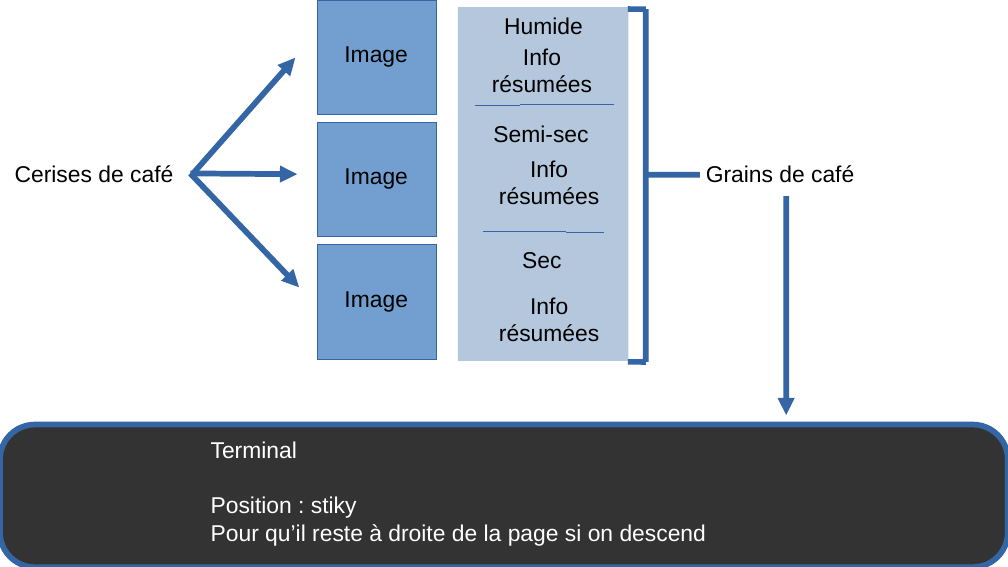
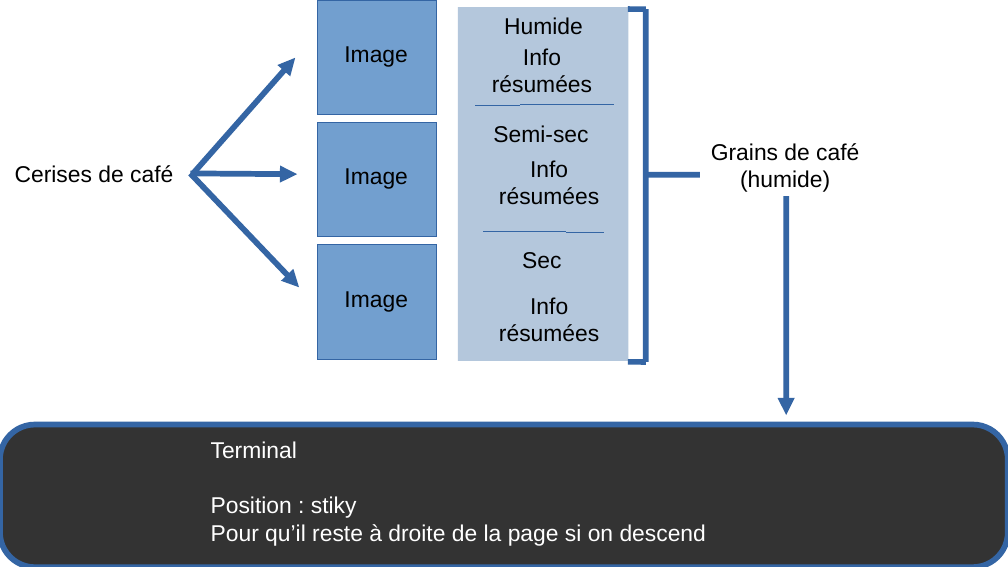
Before and after one commit to certainementalentour/site, a slide deck: slide 1 of SchemaPageFabricationV2.odp. Drawn at 1008x567 pixels with LibreOffice and Linux fonts; fonts in the diff are those of the drawing. Boxes give left, top, right and bottom in pixels: in the first picture for what was removed or moved away, otherwise in the second. Text is boxed around its words. In the diff, an @@ line names an element or a change of style, - is before the commit and + after.

```diff
--- a/SchemaPageFabricationV2.odp
+++ b/SchemaPageFabricationV2.odp
@@ text "Grains de café": place and size @@
-text "Grains de café" at bbox=[706, 165, 854, 183]
+text "Grains de café" at bbox=[711, 143, 859, 192]
@@ text at bbox=[711, 143, 859, 161]: alignment left to centre @@
@@ text at bbox=[740, 170, 830, 192]: paragraph added @@
+(humide)
```
Also in this commit, not shown: 3 other slides changed, 9 other files.
